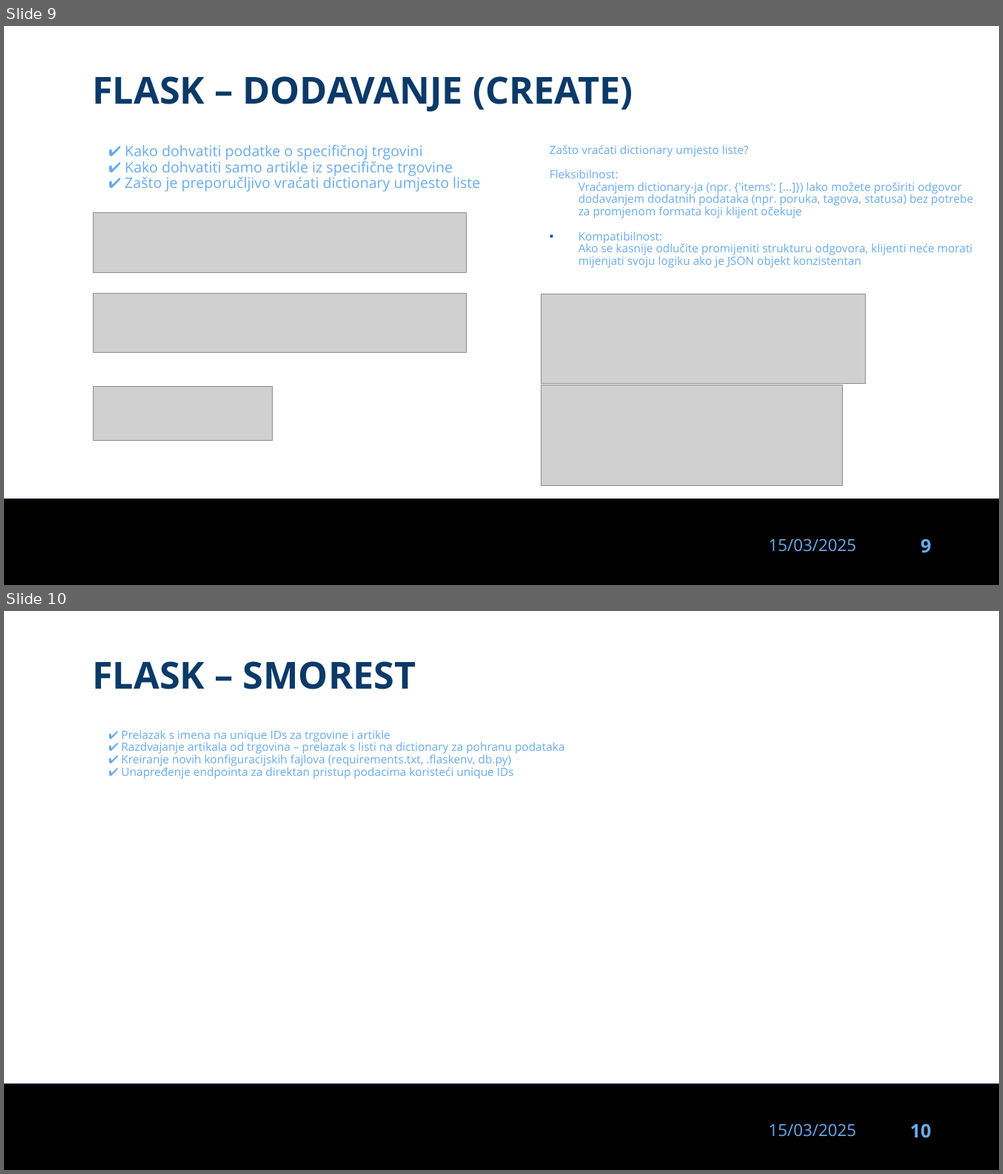
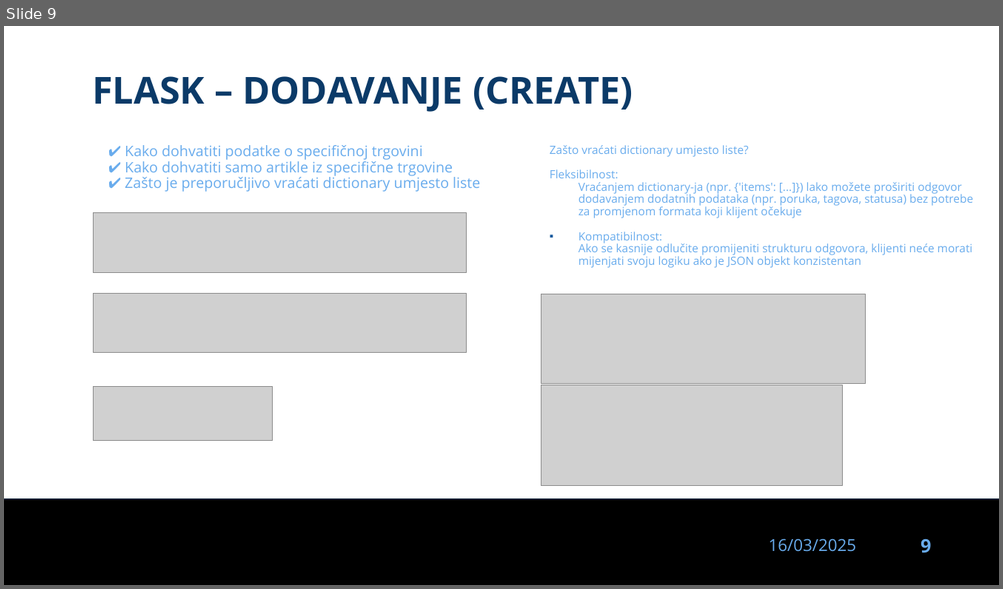
Before and after one commit to dinoDuvnjak/CTK, a slide deck: Bootcamp/flask/flask.pptx. Shown one above the other, each under a label of ours: slides 9 and 10 before the commit, slide 9 after it. The pictures are 1003x1174 and 1003x589 pixels, drawn with LibreOffice and Linux fonts; fonts in the diff are those of the drawing; grey boxes stand for pictures; background and template pictures are left out. Boxes give left, top, right and bottom in pixels: in the first picture for what was removed or moved away, otherwise in the second. Text is boxed around its words. In the diff, an @@ line names an element or a change of style, - is before the commit and + after.

Commit message:
flask wip smorest

```diff
--- a/Bootcamp/flask/flask.pptx
+++ b/Bootcamp/flask/flask.pptx
@@ slide 10 removed at (4,611,999,1170), background #FFFFFF; not listed: 3 template elements that a slide beside it also shows @@
@@ text removed at (92,661,416,689) @@
-FLASK – SMOREST
@@ text removed at (121,730,564,779) @@
-✔ Prelazak s imena na unique IDs za trgovine i artikle
-✔ Razdvajanje artikala od trgovina – prelazak s listi na dictionary za pohranu podataka
-✔ Kreiranje novih konfiguracijskih fajlova (requirements.txt, .flaskenv, db.py)
-✔ Unapređenje endpointa za direktan pristup podacima koristeći unique IDs
@@ slide 9 changed as well @@
@@ text at (768,539,856,552): text changed @@
-15/03/2025
+16/03/2025
```
Also in this commit, not shown: 8 other slides changed, 3 slides added, 1 other slide removed, 5 other files.
